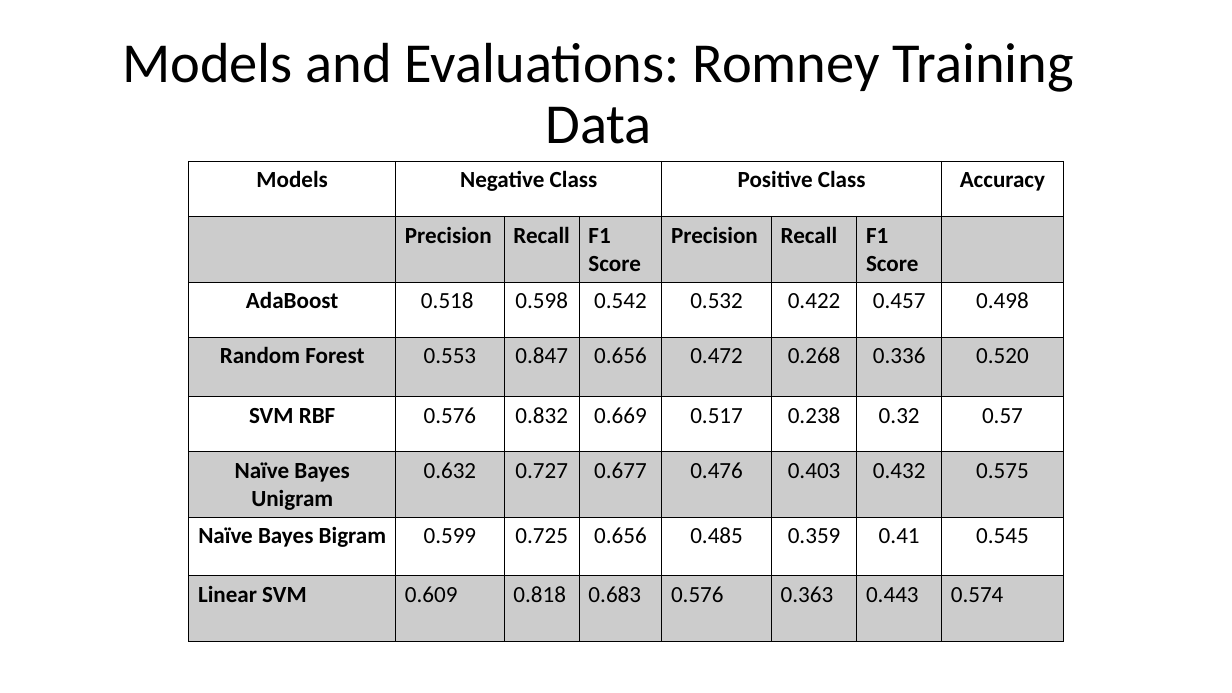
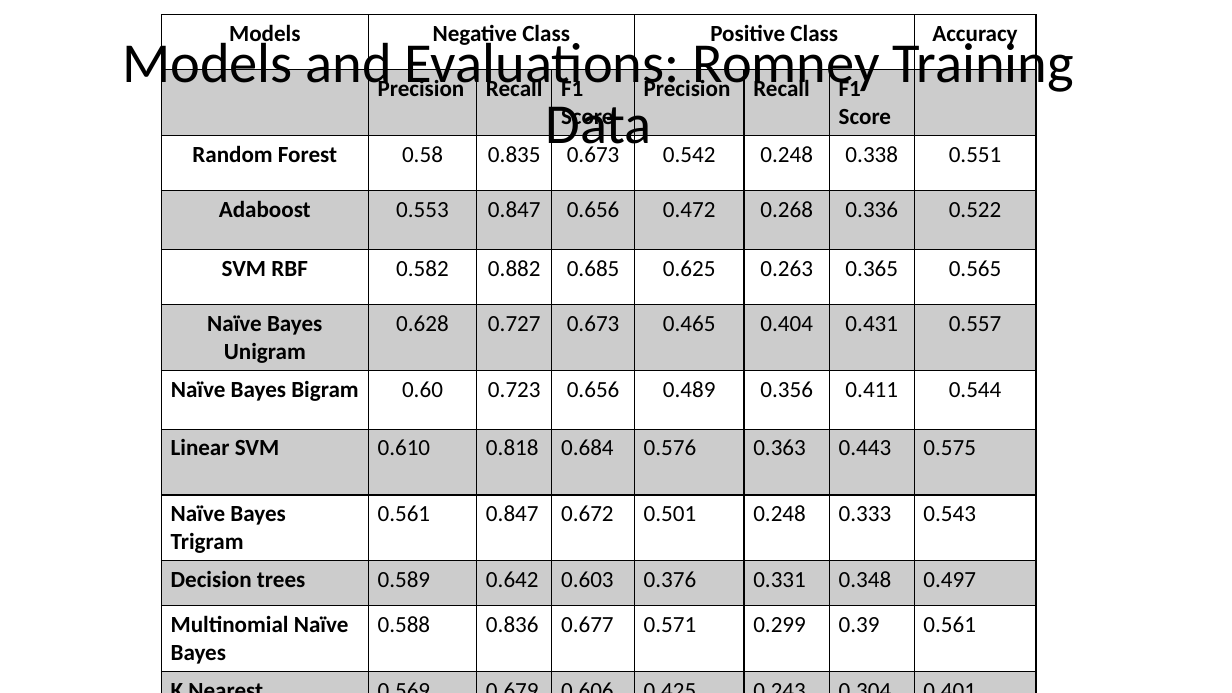
Before and after one commit to aditimallavarapu/Obama-Romney-DM, a slide deck: slide 3 of Version 1.0/Sentiment Analysis Research Project Part II.pptx. Drawn at 1232x693 pixels with LibreOffice and Linux fonts; fonts in the diff are those of the drawing. Boxes give left, top, right and bottom in pixels: in the first picture for what was removed or moved away, otherwise in the second. Text is boxed around its words. In the diff, an @@ line names an element or a change of style, - is before the commit and + after.

```diff
--- a/Version 1.0/Sentiment Analysis Research Project Part II.pptx
+++ b/Version 1.0/Sentiment Analysis Research Project Part II.pptx
@@ table at <box>162,15,1036,693</box> @@
-row 3: AdaBoost | 0.518 | 0.598 | 0.542 | 0.532 | 0.422 | 0.457 | 0.498
-row 4: Random Forest | 0.553 | 0.847 | 0.656 | 0.472 | 0.268 | 0.336 | 0.520
-row 5: SVM RBF | 0.576 | 0.832 | 0.669 | 0.517 | 0.238 | 0.32 | 0.57
-row 6: Naïve Bayes Unigram | 0.632 | 0.727 | 0.677 | 0.476 | 0.403 | 0.432 | 0.575
-row 7: Naïve Bayes Bigram | 0.599 | 0.725 | 0.656 | 0.485 | 0.359 | 0.41 | 0.545
-row 8: Linear SVM | 0.609 | 0.818 | 0.683 | 0.576 | 0.363 | 0.443 | 0.574
+row 3: Random Forest | 0.58 | 0.835 | 0.673 | 0.542 | 0.248 | 0.338 | 0.551
+row 4: Adaboost | 0.553 | 0.847 | 0.656 | 0.472 | 0.268 | 0.336 | 0.522
+row 5: SVM RBF | 0.582 | 0.882 | 0.685 | 0.625 | 0.263 | 0.365 | 0.565
+row 6: Naïve Bayes Unigram | 0.628 | 0.727 | 0.673 | 0.465 | 0.404 | 0.431 | 0.557
+row 7: Naïve Bayes Bigram | 0.60 | 0.723 | 0.656 | 0.489 | 0.356 | 0.411 | 0.544
+row 8: Linear SVM | 0.610 | 0.818 | 0.684 | 0.576 | 0.363 | 0.443 | 0.575
+row 9: Naïve Bayes Trigram | 0.561 | 0.847 | 0.672 | 0.501 | 0.248 | 0.333 | 0.543
+row 10: Decision trees | 0.589 | 0.642 | 0.603 | 0.376 | 0.331 | 0.348 | 0.497
+row 11: Multinomial Naïve Bayes | 0.588 | 0.836 | 0.677 | 0.571 | 0.299 | 0.39 | 0.561
+row 12: K Nearest Neighbors | 0.569 | 0.679 | 0.606 | 0.425 | 0.243 | 0.304 | 0.401
+row 13: Bernoulli Naïve Bayes | 0.621 | 0.724 | 0.658 | 0.489 | 0.431 | 0.451 | 0.554
@@ table: place and size @@
-table at <box>189,162,1063,640</box>
+table at <box>162,15,1036,693</box>
```
Also in this commit, not shown: 1 other slide changed, 19 other files.
